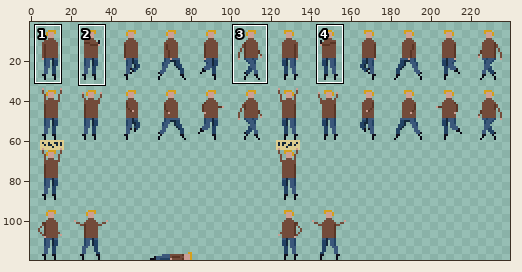
Edited in one commit: sprite sheet (src/sprites/citizen-1.png). Above, an overview of the earlier version with the close-up marked.
Close-up. The starting point:
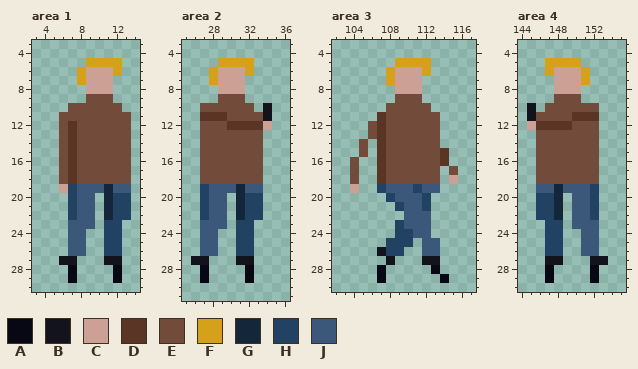
The file is 240x120 pixels. Shown: area 1: x 3..14, y 3..30; area 2: x 25..36, y 3..31; area 3: x 102..117, y 3..30; area 4: x 144..155, y 3..30. The wide view leaves out empty margins. The commit also changed other parts of the picture, which this record leaves out.
Palette (. is transparent): A #080814  B #13131d  C #cca094  D #5a3525  E #734b3a  F #d5a01a  G #14273a  H #224263  J #3b587b
The same view after the edit:
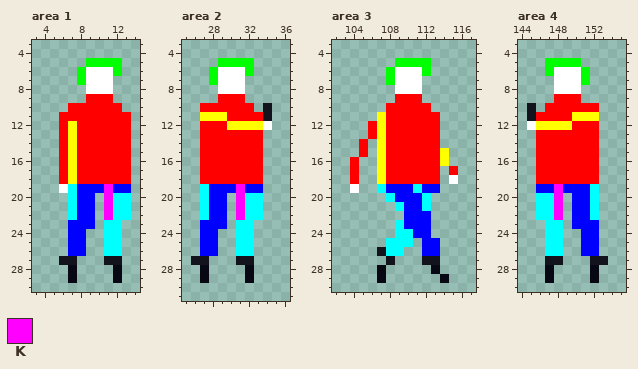
Colours new in this view: K #ff00ff
The exact change:
@@ palette @@
-C #cca094
+C #ffffff
-D #5a3525
+D #ffff00
-E #734b3a
+E #ff0000
-F #d5a01a
+F #00ff00
-H #224263
+H #00ffff
-J #3b587b
+J #0000ff
--- area 1
@@ x 9..13 @@
 18 EEEEE
-19 JJGJJ
-20 J.GHH
-21 J.GHH
-22 J.GHH
+19 JJKJJ
+20 J.KHH
+21 J.KHH
+22 J.KHH
 23 J.HH.
--- area 2
@@ x 29..33 @@
 18 EEEEE
-19 JJGJJ
-20 J.GHH
-21 J.GHH
-22 J.GHH
+19 JJKJJ
+20 J.KHH
+21 J.KHH
+22 J.KHH
 23 J.HH.
--- area 4
@@ x 146..150 @@
 18 EEEEE
-19 JJGJJ
-20 HHG.J
-21 HHG.J
-22 HHG.J
+19 JJKJJ
+20 HHK.J
+21 HHK.J
+22 HHK.J
 23 .HH.J
